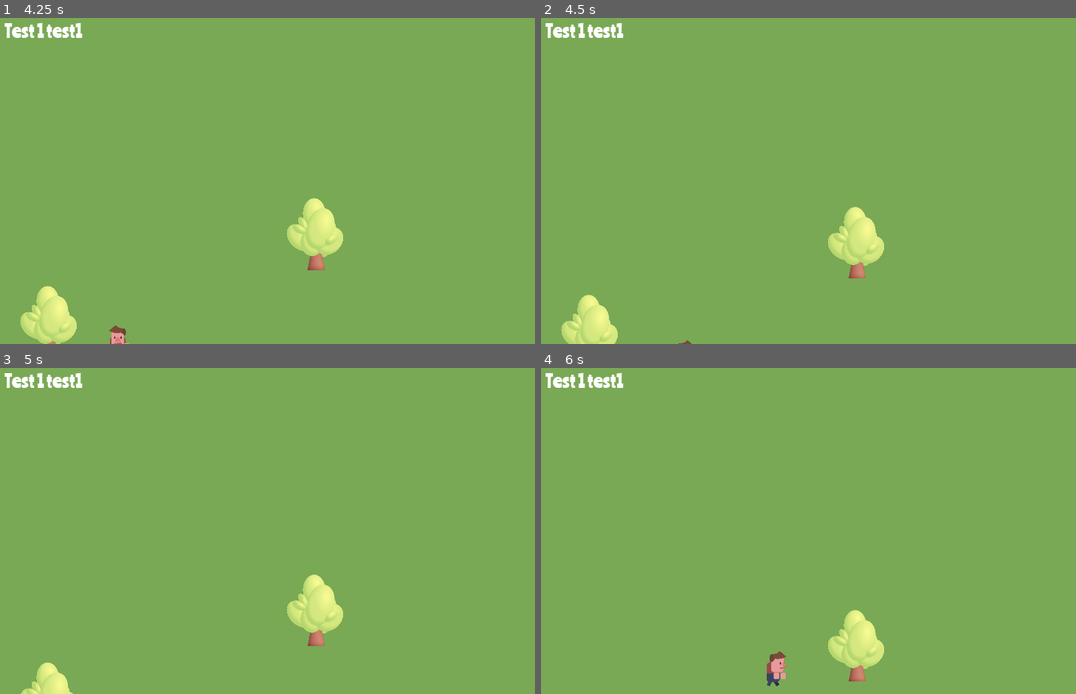
Above: before the commit, frames 1-4 (two rows, left to right).
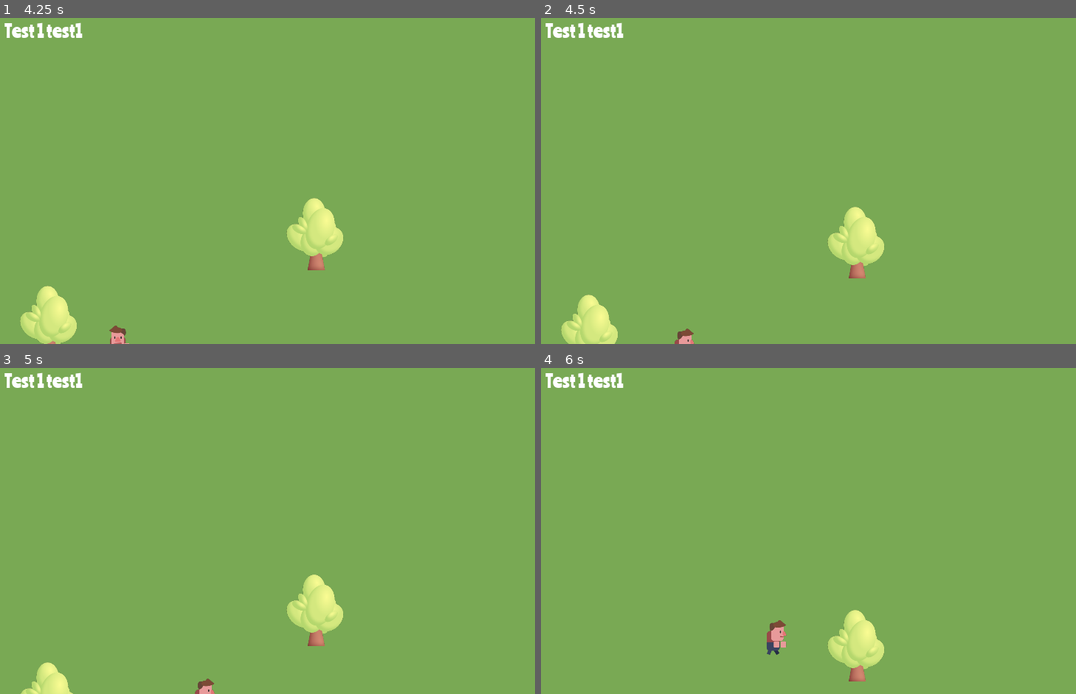
Above: after the commit, the same moments.

Repository: Nodragem/wild-jam-31
Game: Godot game, scene res://scenes/Level.tscn
The game is run twice, just before and just after one commit, with the same random seed, the same clock (stepped at 60 frames per second) and the same inputs.
Inputs:
- Up to frame 1 (4.25 s): hold Up (ui_up) 0.53-2.03 s; hold Left (ui_left) 2.03-3.53 s; hold Down (ui_down) from 3.53 s (still down)
- Up to frame 2 (4.5 s): release Down (ui_down) at 4.28 s; hold Right (ui_right) from 4.28 s (still down)
- Up to frame 3 (5 s): keep holding Right (ui_right)
- Up to frame 4 (6 s): release Right (ui_right) at 5.03 s; hold Up (ui_up) 5.03-5.78 s; hold Right (ui_right) from 5.78 s (still down)

Frame 1 is identical in both runs. In frame 2, 0.1% of the frame differs, in the area x 24-29%, y 95-100%; in frame 3, 0.1%; in frame 4, 0.6%, in the area x 42-46%, y 77-98%.

Commit message:
clamp the position of the player within the camera

Diff:
--- a/scripts/Player.gd
+++ b/scripts/Player.gd
@@ -4,12 +4,12 @@
 export var speed = 400  # How fast the player will move (pixels/sec).
 var screen_size  # Size of the game window.
 var screen_position
-onready var camera:Camera2D = get_node("../Camera/Camera2D")
+onready var camera_rig:Node2D = get_node("../Camera")
 
 # Called when the node enters the scene tree for the first time.
 func _ready():
 	screen_size = get_viewport_rect().size
-	DebugStats.add_property(self, "position", "round")
+	#DebugStats.add_property(self, "position", "round")
 	#hide()
 
 
@@ -32,7 +32,7 @@
 
 	position += velocity * delta
 
-	screen_position = camera.position
+	screen_position = camera_rig.position - screen_size/2
 	position.x = clamp(position.x, screen_position.x,
 		screen_position.x + screen_size.x)
 	position.y = clamp(position.y, screen_position.y,
